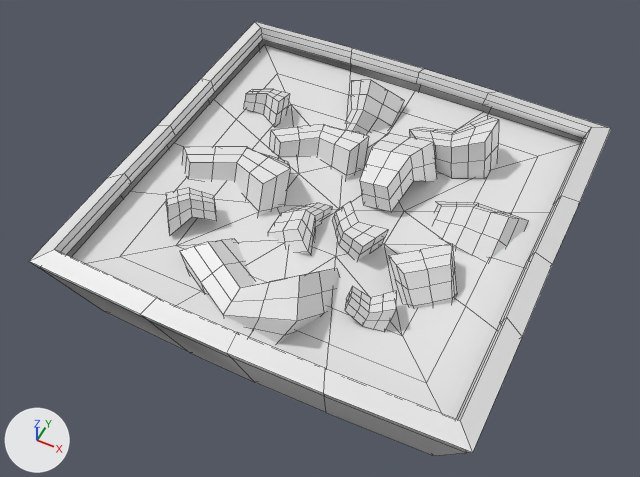
Before and after pictures for a commit that changed the FBX model PFA-Episode2/Assets/_Graph/Mesh/Props/props/msh_dish_boilV2.fbx.
Camera for both pictures: a 50 mm lens placed at (0.173, -0.359, 0.559), pointed at (-0.012, 0.011, 0.096). Arrows for +X, +Y and +Z are at lower left; the lights stay in place. Mesh edges are drawn as thin lines.

The first picture shows 'msh_dish_boilV2'.
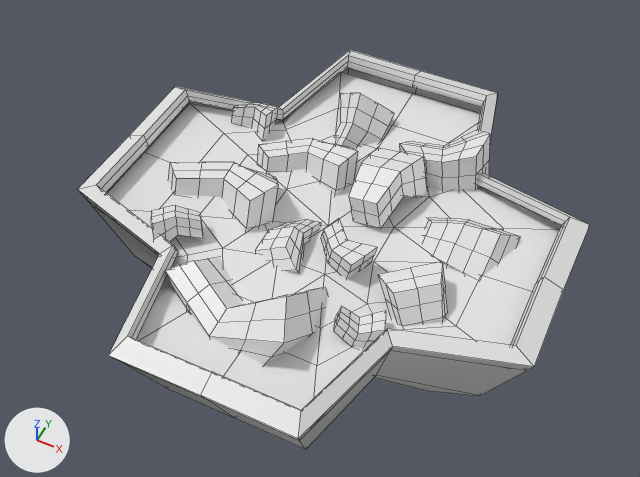
The edits, one by one:
me_msh_dish_boilv2 is used by ob_msh_dish_boilv2; location (0.0, 0.0, 0.0); rotation (-3.142, 0.0, 0.0), in degrees (-180, 0, 0); scale (0.01, 0.01, 0.01).
me_msh_dish_boilv2 had 908 vertices, 900 faces and spanned x -14.4..14.4, y -16.2..12.8, z -16.6..0.0.
me_msh_dish_boilv2 now has 904 vertices, 900 faces and spans x -15.6..15.6, y 0.0..16.6, z -15.9..15.9.
me_msh_dish_boilv2 part 1: the loose piece of 66 vertices spanning x 5.4..11.8, y -5.6..-1.2, z -14.7..-10.3 is turned 90 degrees about the x axis through its middle, then moved by (0.0, 15.9, 10.7).
me_msh_dish_boilv2 part 2: the loose piece of 42 vertices spanning x 0.5..4.9, y -7.9..-2.5, z -16.1..-11.5 is turned 90 degrees about the x axis through its middle, then moved by (0.0, 19.0, 10.3).
me_msh_dish_boilv2 part 3: the loose piece of 42 vertices spanning x 4.0..7.2, y 4.1..6.8, z -14.9..-12.4 is turned 90 degrees about the x axis through its middle, then moved by (0.0, 8.2, 20.8).
me_msh_dish_boilv2 part 4: the loose piece of 42 vertices spanning x -4.4..0.0, y -13.8..-8.2, z -16.0..-10.6 is turned 90 degrees about the x axis through its middle, then moved by (-0.1, 24.3, 4.0).
me_msh_dish_boilv2 part 5: the loose piece of 42 vertices spanning x 0.5..4.4, y -0.6..2.4, z -15.2..-12.6 is turned 90 degrees about the x axis through its middle, then moved by (0.0, 13.0, 16.5).
me_msh_dish_boilv2 part 6: the loose piece of 42 vertices spanning x -10.2..-6.4, y 2.2..5.9, z -15.3..-12.4 is turned 90 degrees about the x axis through its middle, then moved by (0.0, 9.8, 19.7).
me_msh_dish_boilv2 part 7: the loose piece of 42 vertices spanning x -10.5..-7.6, y -9.1..-6.6, z -15.0..-12.5 is turned 90 degrees about the x axis through its middle, then moved by (0.0, 21.6, 7.7).
me_msh_dish_boilv2 part 8: the loose piece of 66 vertices spanning x -11.6..-3.4, y -3.3..2.1, z -15.3..-9.8 is turned 90 degrees about the x axis through its middle, then moved by (0.0, 13.2, 13.7).
me_msh_dish_boilv2 part 9: the loose piece of 66 vertices spanning x -3.2..0.2, y -1.6..3.3, z -14.2..-10.8 is turned 90 degrees about the x axis through its middle, then moved by (0.0, 11.7, 15.0).
me_msh_dish_boilv2 part 10: the loose piece of 66 vertices spanning x -6.7..3.5, y 3.5..10.4, z -16.4..-9.3 is turned 90 degrees about the x axis through its middle, then moved by (0.0, 5.9, 21.5).
me_msh_dish_boilv2 part 11: the loose piece of 66 vertices spanning x -7.1..-0.1, y -8.2..-3.7, z -14.9..-10.2 is turned 90 degrees about the x axis through its middle, then moved by (0.0, 18.5, 8.3).
me_msh_dish_boilv2 part 12: the loose piece of 66 vertices spanning x 5.1..9.8, y -0.4..4.1, z -15.0..-9.9 is turned 90 degrees about the x axis through its middle, then moved by (0.0, 10.6, 15.9).
me_msh_dish_boilv2 part 13: the loose piece of 66 vertices spanning x 1.9..8.2, y -11.5..-7.6, z -16.6..-12.3 is turned 90 degrees about the x axis through its middle, then moved by (0.0, 24.0, 6.6).
me_msh_dish_boilv2 part 14: a new loose piece of 190 vertices spanning x -15.6..15.6, y 0.0..15.0, z -15.9..15.9, in mat_mat_palette_uv0_dark (white #e7e7e7).
me_msh_dish_boilv2 part 15: the loose piece of 57 vertices spanning x -13.1..13.1, y -14.8..11.4, z -13.4..-12.6 is deleted.
Part 16, on me_msh_dish_boilv2:
137 vertices are removed from x -14.4..14.4, y -16.2..12.8, z -15.0..0.0.
148 faces are deleted.
Object 'msh_dish_boilV2' (ob_msh_dish_boilv2) turns from (-180, 0, 0) to (90, 0, 0) degrees about x, y and z.

Where the change shows, as pixel boxes (x1, y1, x2, y2) in the pictures (640 x 477 px; the box of a moved part takes in the faces that stretch with it):
'msh_dish_boilV2', reshaped, turned
    before: (29, 22, 611, 456)
    after: (78, 50, 590, 450)
part 1 of me_msh_dish_boilv2, moved or reshaped
    before: (434, 201, 528, 260)
    after: (424, 217, 520, 277)
part 2 of me_msh_dish_boilv2, moved or reshaped
    before: (360, 133, 437, 212)
    after: (349, 147, 427, 229)
part 3 of me_msh_dish_boilv2, moved or reshaped
    before: (345, 286, 396, 332)
    after: (334, 306, 386, 348)
part 4 of me_msh_dish_boilv2, moved or reshaped
    before: (346, 80, 404, 134)
    after: (336, 93, 394, 148)
part 5 of me_msh_dish_boilv2, moved or reshaped
    before: (332, 202, 388, 261)
    after: (321, 219, 377, 279)
part 6 of me_msh_dish_boilv2, moved or reshaped
    before: (166, 188, 217, 235)
    after: (151, 205, 203, 253)
part 7 of me_msh_dish_boilv2, moved or reshaped
    before: (244, 89, 289, 127)
    after: (232, 102, 278, 141)
part 8 of me_msh_dish_boilv2, moved or reshaped
    before: (182, 146, 290, 217)
    after: (168, 162, 278, 233)
part 9 of me_msh_dish_boilv2, moved or reshaped
    before: (268, 203, 332, 255)
    after: (255, 219, 321, 273)
part 10 of me_msh_dish_boilv2, moved or reshaped
    before: (180, 239, 339, 344)
    after: (165, 257, 327, 366)
part 11 of me_msh_dish_boilv2, moved or reshaped
    before: (269, 124, 369, 181)
    after: (257, 138, 358, 196)
part 12 of me_msh_dish_boilv2, moved or reshaped
    before: (388, 244, 457, 309)
    after: (378, 262, 448, 326)
part 13 of me_msh_dish_boilv2, moved or reshaped
    before: (409, 115, 499, 178)
    after: (399, 129, 490, 191)
part 14 of me_msh_dish_boilv2, added
    after: (78, 50, 590, 450)
part 15 of me_msh_dish_boilv2, deleted
    before: (72, 45, 581, 418)
part 16 of me_msh_dish_boilv2, deleted
    before: (29, 22, 611, 456)
